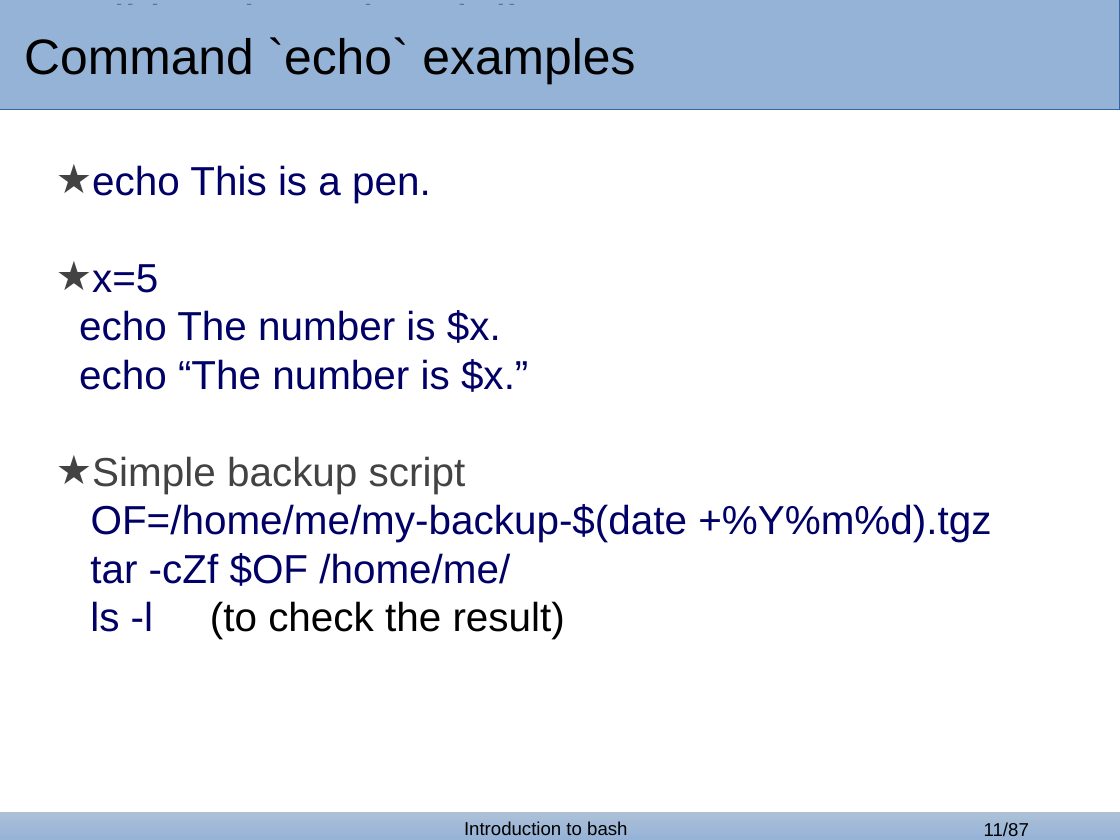
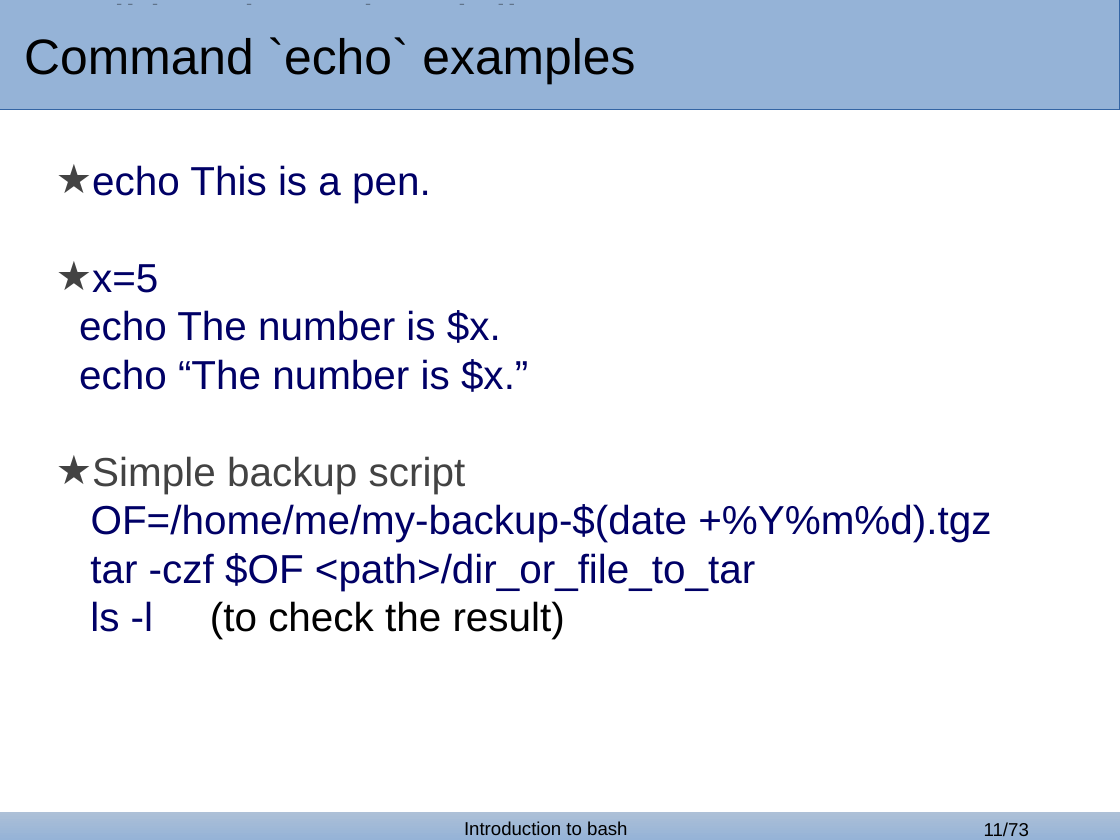
Before and after one commit to GozDavid/bash_lectures, a slide deck: slide 11 of bash_1.odp. Drawn at 1120x840 pixels with LibreOffice and Linux fonts; fonts in the diff are those of the drawing; background and template pictures are left out. Boxes give left, top, right and bottom in pixels: in the first picture for what was removed or moved away, otherwise in the second. Text is boxed around its words. In the diff, an @@ line names an element or a change of style, - is before the commit and + after.

```diff
--- a/bash_1.odp
+++ b/bash_1.odp
@@ text at box(90, 553, 755, 591): text changed @@
-tar -cZf $OF /home/me/
+tar -czf $OF <path>/dir_or_file_to_tar
@@ page number at box(984, 822, 1029, 837): text changed @@
-11/87
+11/73
```
Also in this commit, not shown: 3 other slides changed, 1 slide added, 15 slides removed, 1 other file.
